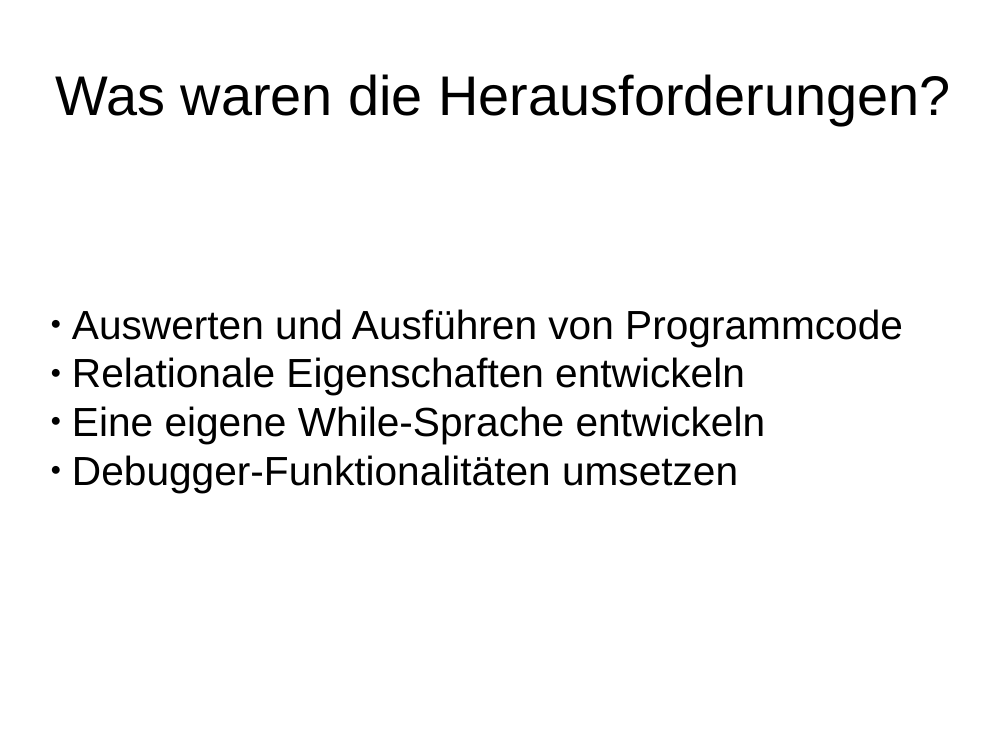
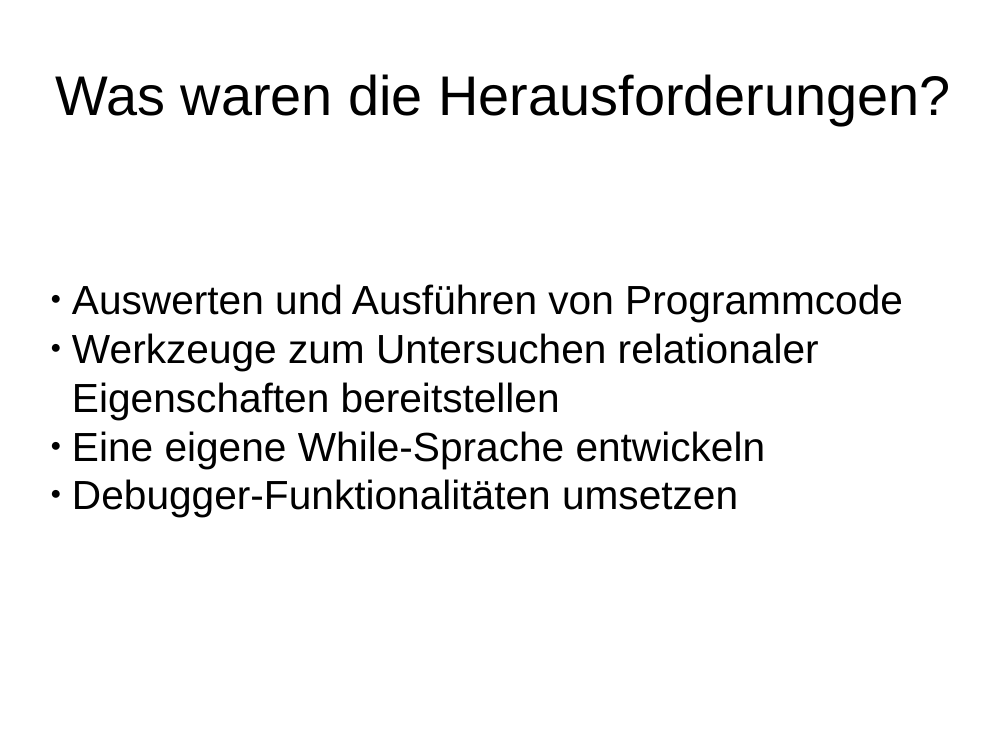
Before and after one commit to JoanaP1997/PSE, a slide deck: slide 5 of Abchlusspräsentation/Präsentationsskelett.odp (slide 4 before the commit). Drawn at 1008x756 pixels with LibreOffice and Linux fonts; fonts in the diff are those of the drawing. Boxes give left, top, right and bottom in pixels: in the first picture for what was removed or moved away, otherwise in the second. Text is boxed around its words. In the diff, an @@ line names an element or a change of style, - is before the commit and + after.

```diff
--- a/Abchlusspräsentation/Präsentationsskelett.odp
+++ b/Abchlusspräsentation/Präsentationsskelett.odp
@@ subtitle at [72, 333, 819, 420]: text changed @@
-● Relationale Eigenschaften entwickeln
+● Werkzeuge zum Untersuchen relationaler Eigenschaften bereitstellen
```
Also in this commit, not shown: 2 other slides changed, 4 slides added, 1 other file.
